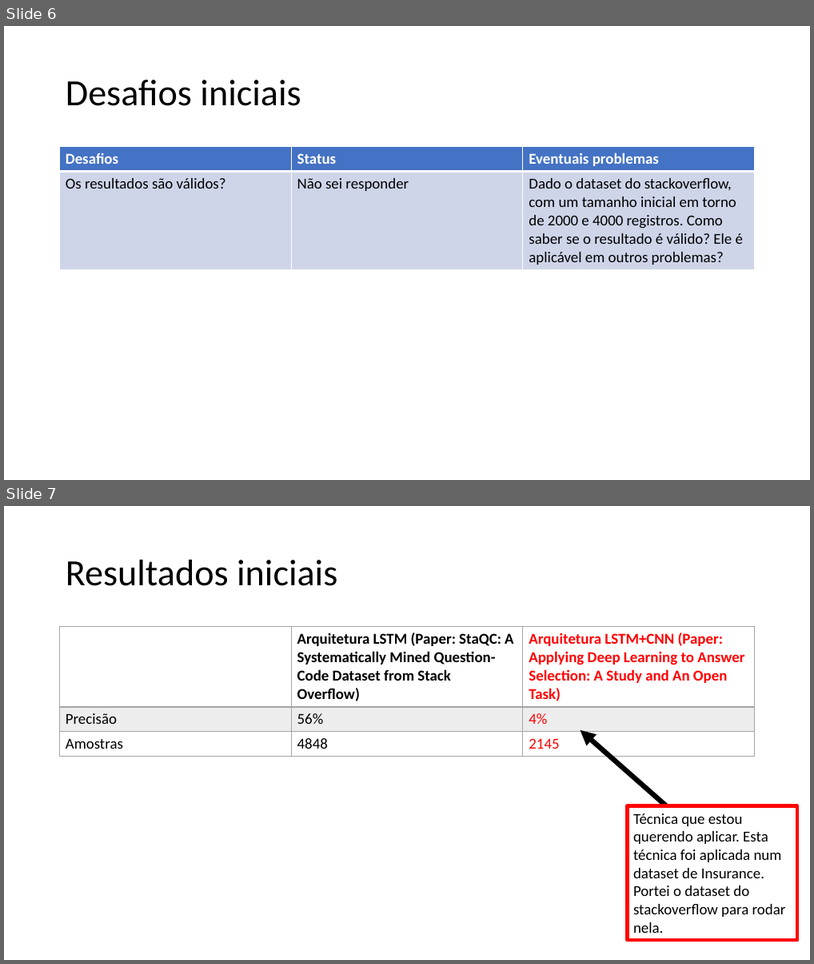
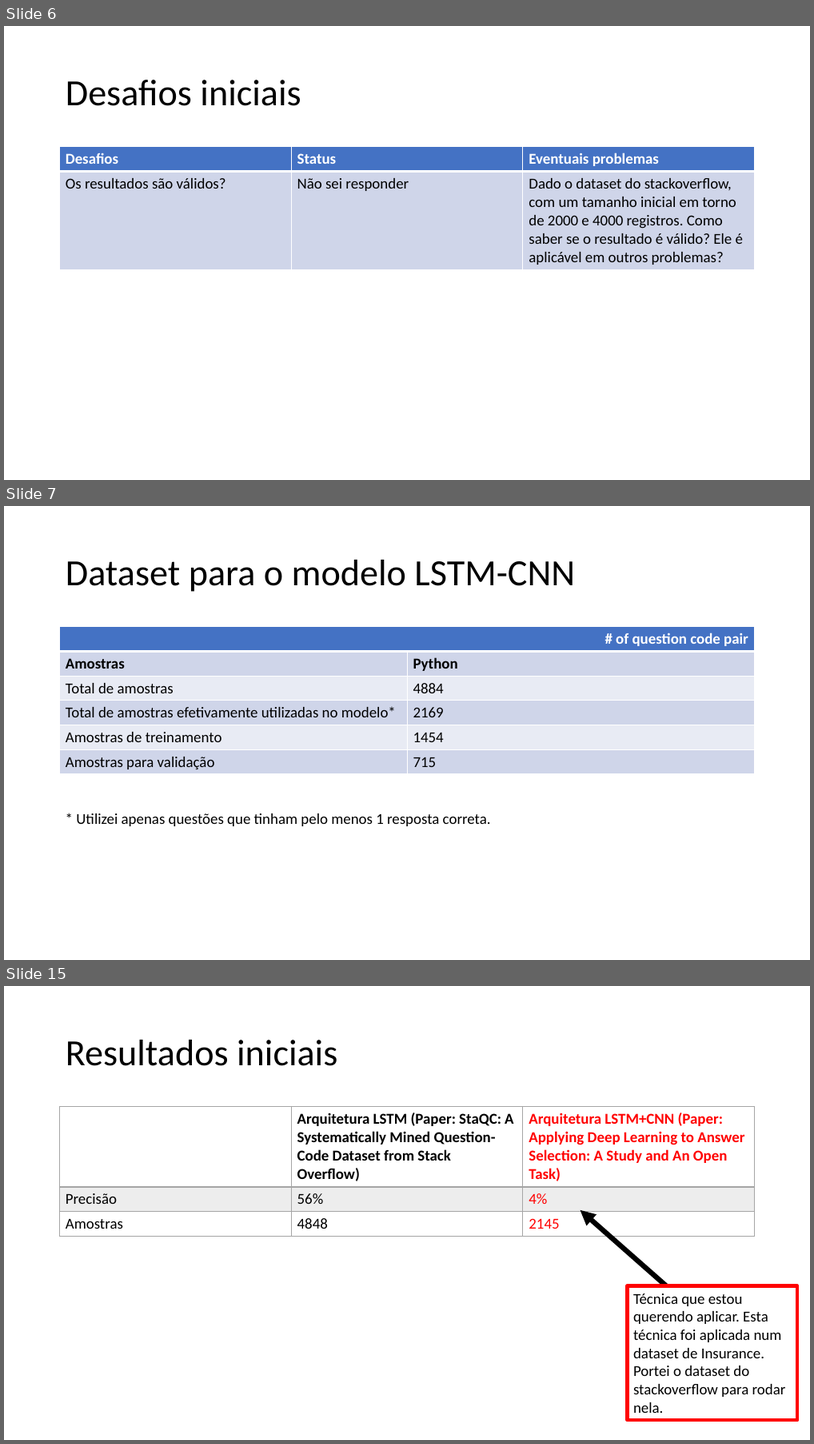
Before and after one commit to mrezende/Question-Answer-Selection, a slide deck: draft/presentation_draft.pptx. Shown one above the other, each under a label of ours: slides 6 and 7 before the commit, slides 6, 7 and 15 after it; the slides between them are not shown. The pictures are 814x964 and 814x1444 pixels, drawn with LibreOffice and Linux fonts; fonts in the diff are those of the drawing. Boxes give left, top, right and bottom in pixels: in the first picture for what was removed or moved away, otherwise in the second. Text is boxed around its words. In the diff, an @@ line names an element or a change of style, - is before the commit and + after.

Commit message:
add word2vec similar words. Deep Learning Model Example. Parameters explained

```diff
--- a/draft/presentation_draft.pptx
+++ b/draft/presentation_draft.pptx
@@ slide 7 added at bbox=[4, 506, 810, 960], background #FFFFFF @@
@@ title added at bbox=[66, 560, 575, 592], 44 pt, text #000000 @@
+Dataset para o modelo LSTM-CNN
@@ table added at bbox=[60, 627, 755, 774], 6 rows, 2 columns @@
+# of question code pair | 
+Amostras | Python
+Total de amostras | 4884
+Total de amostras efetivamente utilizadas no modelo* | 2169
+Amostras de treinamento | 1454
+Amostras para validação | 715
@@ text added at bbox=[76, 813, 491, 826], 18 pt, text #000000 @@
+* Utilizei apenas questões que tinham pelo menos 1 resposta correta.
@@ what was slide 7 is now slide 15 @@
```
Also in this commit, not shown: 2 slides changed, 7 other slides added, 1 other file.
